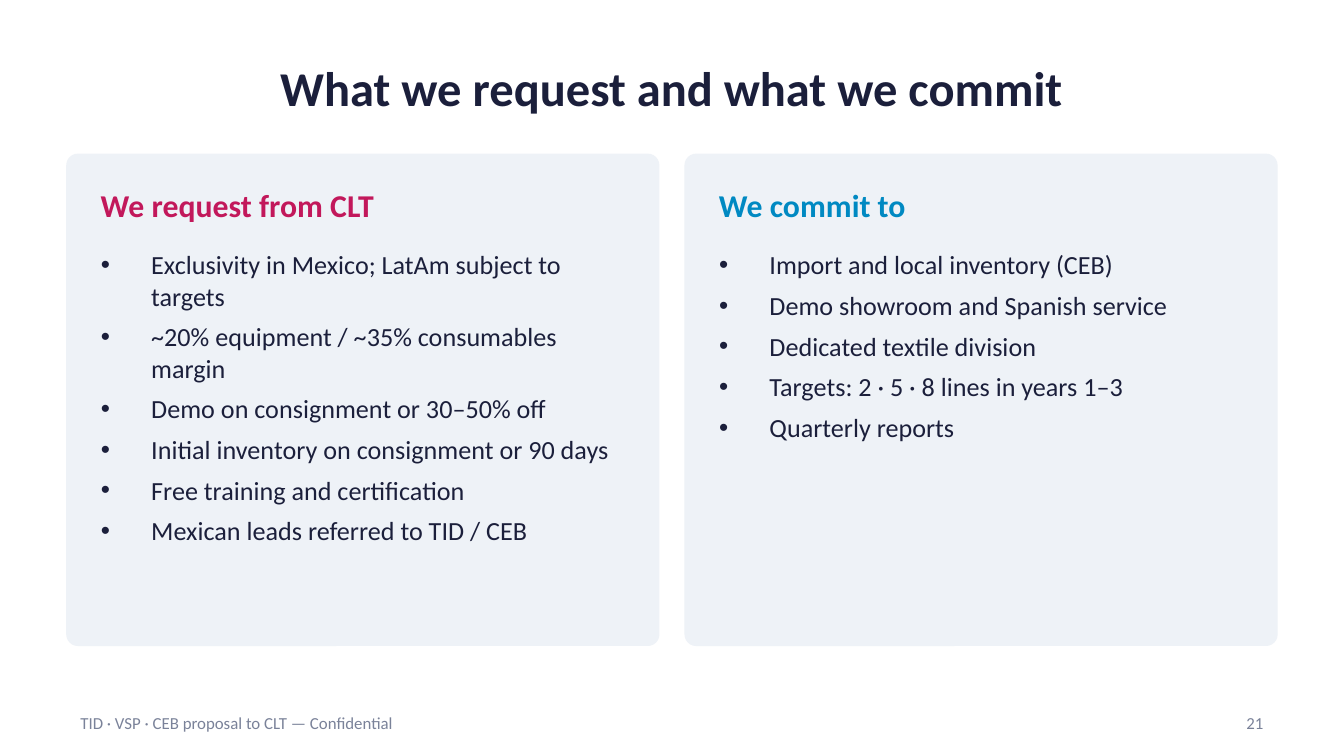
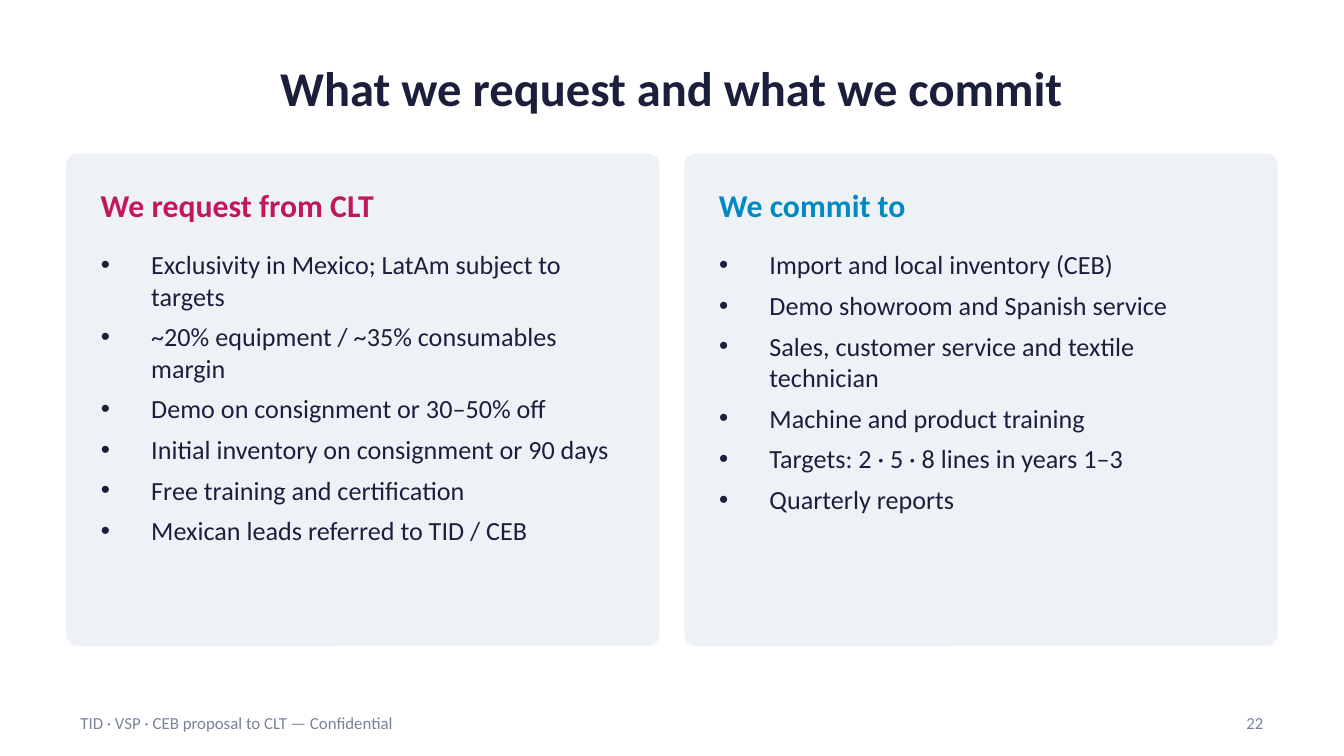
Before and after one commit to carlosmoreno793508/Cosas-Carlos, a slide deck: slide 22 of propuesta-clt/CLT_Proposal_Presentation_EN.pptx (slide 21 before the commit). Drawn at 1344x756 pixels with LibreOffice and Linux fonts; fonts in the diff are those of the drawing. Boxes give left, top, right and bottom in pixels: in the first picture for what was removed or moved away, otherwise in the second. Text is boxed around its words. In the diff, an @@ line names an element or a change of style, - is before the commit and + after.

```diff
--- a/propuesta-clt/CLT_Proposal_Presentation_EN.pptx
+++ b/propuesta-clt/CLT_Proposal_Presentation_EN.pptx
@@ text at (769,338,1134,433): text changed @@
-• Dedicated textile division
+• Sales, customer service and textile technician
+• Machine and product training
@@ page number at (1246,718,1263,729): text changed @@
-21
+22
```
Also in this commit, not shown: 3 other slides changed, 1 slide added, 7 other files.
